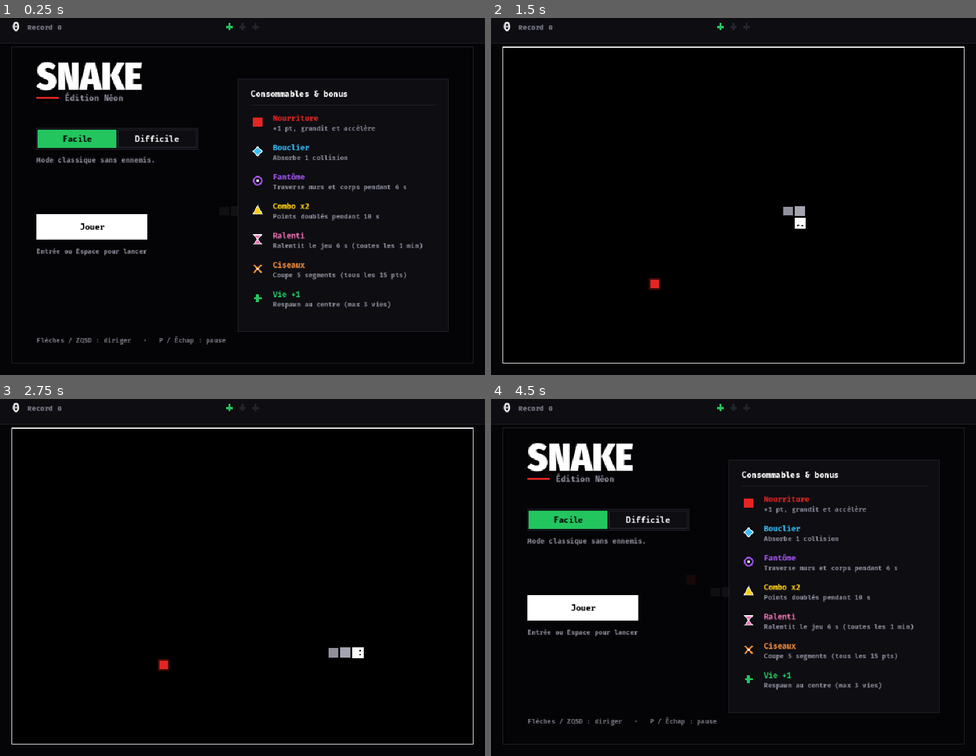
Above: before the commit, frames 1-4 (two rows, left to right).
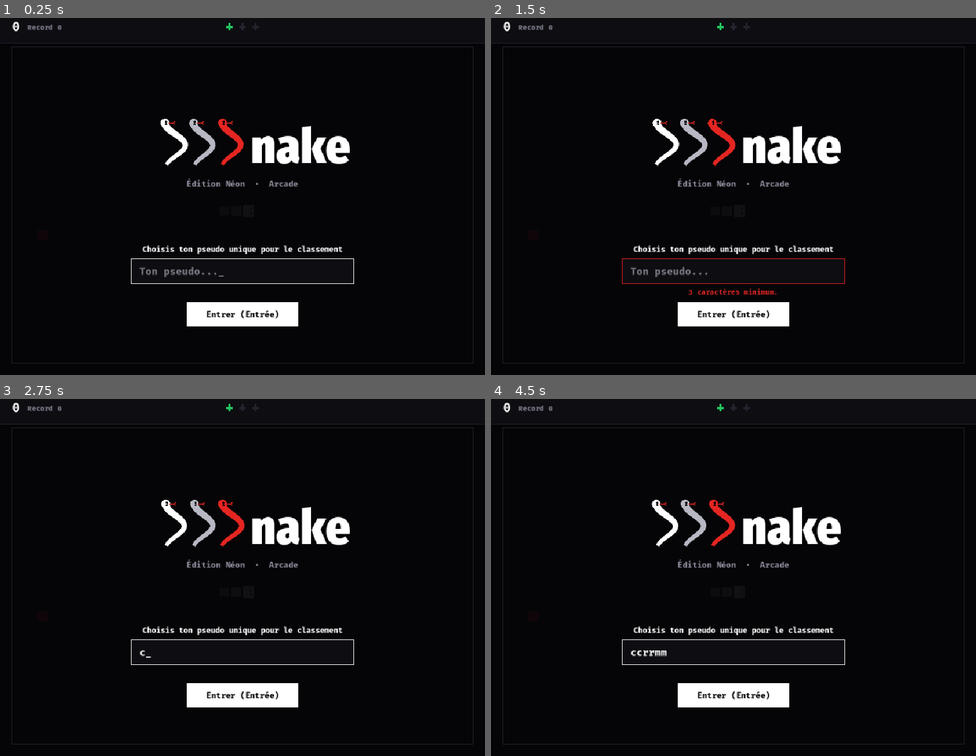
Above: after the commit, the same moments.

Repository: shinkiflinn-ops/snake
Game: Godot game, scene res://node_2d.tscn
Same seed, same stepped clock (60 frames per second), same inputs: the game is played once before the commit and once after it.
Inputs (mouse positions are in pixels of both pictures, inside the frame that each line leads up to):
- Up to frame 1 (0.25 s): no input
- Up to frame 2 (1.5 s): tap Enter at 0.5, 0.6 s; move the mouse to (840, 175) at 0.52 s; hold Right 0.53-1.28 s; click (840, 175) at 0.67 s; tap Space at 0.77 s; tap Keypad Enter at 0.8, 1.35 s; move the mouse to (636, 210) at 1.27 s; hold Down from 1.28 s (still down)
- Up to frame 3 (2.75 s): tap Space at 1.52 s; tap Backspace at 1.55, 2.1 s; move the mouse to (291, 495) at 2.02 s; release Down at 2.03 s; hold Right from 2.03 s (still down); tap C at 2.3 s
- Up to frame 4 (4.5 s): move the mouse to (709, 645) at 2.77 s; release Right at 2.78 s; hold Up 2.78-3.53 s; tap C at 2.85 s; click (709, 645) at 2.92 s; tap Space at 3.02, 3.77 s; tap R at 3.05, 3.6 s; move the mouse to (879, 627) at 3.52 s; hold Left from 3.53 s (still down); tap M at 3.8, 4.35 s; tap Escape at 4.15 s; move the mouse to (588, 520) at 4.27 s

The runs differ from the first frame. In frame 1, 12% of the frame differs, in the area x 7-93%, y 12-92%; in frame 2, 5.6%; in frame 3, 5.3%; in frame 4, 12%.

Commit message:
Add SSSnake serpent logo, unique pseudo onboarding, and leaderboard rankings

Diff:
--- a/snake.gd
+++ b/snake.gd
@@ -33,7 +33,7 @@
 const LONGUEUR_SERPENT_ENNEMI := 9
 
 enum TypeBonus { BOUCLIER, VIE, FANTOME, COMBO_X2, RALENTI, CISEAUX }
-enum EtatJeu { MENU, JEU, PAUSE, GAME_OVER }
+enum EtatJeu { PSEUDO, MENU, CLASSEMENT, JEU, PAUSE, GAME_OVER }
 enum Difficulte { FACILE, DIFFICILE }
 
 # Poids d'apparition par bonus aléatoire (Ciseaux chaque 15 pts, Ralenti chaque 1 min)
@@ -66,6 +66,8 @@
 const COULEUR_TEXTE_MUTED := Color("#8a8a99")
 const COULEUR_TEXTE_INACTIF := Color("#444452")
 const CHEMIN_SAUVEGARDE := "user://snake_save.cfg"
+const CHEMIN_CLASSEMENT := "user://snake_classement.json"
+const URL_FIREBASE_DB := ""  # Optionnel : URL Firebase Realtime DB pour synchro en ligne
 
 var serpent: Array[Vector2i] = []          # serpent[0] = la tête
 var direction := Vector2i.RIGHT
@@ -93,7 +95,14 @@
 	Difficulte.DIFFICILE: 0,
 }
 var nouveau_record := false
-var etat_jeu := EtatJeu.MENU
+var etat_jeu := EtatJeu.PSEUDO
+var pseudo_joueur := ""
+var saisie_pseudo := ""
+var erreur_pseudo := ""
+var classement_joueurs: Array[Dictionary] = []  # [{ "pseudo": String, "facile": int, "difficile": int }]
+var filtre_classement := Difficulte.FACILE
+var statut_sync_classement := ""
+var http_classement: HTTPRequest
 var minuteur: Timer
 var minuteur_bonus: Timer
 
@@ -137,7 +146,15 @@
 	police_ui = load("res://fonts/FiraMono-Bold.otf") if ResourceLoader.exists("res://fonts/FiraMono-Bold.otf") else ThemeDB.fallback_font
 	police_titre = load("res://fonts/FiraSansCondensed-Heavy.otf") if ResourceLoader.exists("res://fonts/FiraSansCondensed-Heavy.otf") else police_ui
 	_charger_meilleur_score()
+	_charger_classement_local()
 	_initialiser_audio()
+
+	http_classement = HTTPRequest.new()
+	http_classement.request_completed.connect(_sur_reponse_classement)
+	add_child(http_classement)
+	if URL_FIREBASE_DB != "":
+		_rafraichir_classement_en_ligne()
+
 	minuteur = Timer.new()
 	minuteur.timeout.connect(_avancer)
 	add_child(minuteur)
@@ -149,14 +166,14 @@
 
 	_reinitialiser_serpent()
 	_placer_nourriture()
-	etat_jeu = EtatJeu.MENU
+	etat_jeu = EtatJeu.PSEUDO if pseudo_joueur.is_empty() else EtatJeu.MENU
 	_maj_volume_musique()
 	queue_redraw()
 
 
 func _process(delta: float) -> void:
 	temps_animation += delta
-	var modifie := etat_jeu == EtatJeu.JEU or etat_jeu == EtatJeu.MENU
+	var modifie := etat_jeu == EtatJeu.JEU or etat_jeu == EtatJeu.MENU or etat_jeu == EtatJeu.PSEUDO
 
 	# 1. Expiration / clignotement des bonus, cooldown des vies et durées des pouvoirs actifs
 	if etat_jeu == EtatJeu.JEU:
@@ -432,6 +449,8 @@
 
 func _executer_action_ui(action: String) -> void:
 	match action:
+		"valider_pseudo":
+			_valider_pseudo()
 		"facile":
 			if difficulte != Difficulte.FACILE:
 				difficulte = Difficulte.FACILE
@@ -444,6 +463,25 @@
 				meilleur_score = int(meilleurs_scores[difficulte])
 				_jouer_son(son_demarrer, 1.15)
 				queue_redraw()
+		"classement":
+			filtre_classement = difficulte
+			etat_jeu = EtatJeu.CLASSEMENT
+			survol_action = ""
+			_actualiser_classement()
+			_jouer_son(son_demarrer, 1.05)
+			queue_redraw()
+		"classement_facile":
+			filtre_classement = Difficulte.FACILE
+			_jouer_son(son_demarrer, 0.9)
+			queue_redraw()
+		"classement_difficile":
+			filtre_classement = Difficulte.DIFFICILE
+			_jouer_son(son_demarrer, 1.15)
+			queue_redraw()
+		"actualiser_classement":
+			_actualiser_classement()
+			_jouer_son(son_demarrer, 1.1)
+			queue_redraw()
 		"jouer", "rejouer":
 			minuteur.paused = false
 			minuteur_bonus.paused = false
@@ -477,17 +515,51 @@
 	if not (evenement is InputEventKey and evenement.pressed and not evenement.echo):
 		return
 
+	if etat_jeu == EtatJeu.PSEUDO:
+		if evenement.keycode == KEY_ENTER or evenement.keycode == KEY_KP_ENTER:
+			_valider_pseudo()
+			return
+		if evenement.keycode == KEY_BACKSPACE:
+			if not saisie_pseudo.is_empty():
+				saisie_pseudo = saisie_pseudo.left(saisie_pseudo.length() - 1)
+				erreur_pseudo = ""
+				queue_redraw()
+			return
+		if evenement.unicode >= 32 and saisie_pseudo.length() < 14:
+			var ch := String.chr(evenement.unicode)
+			if ch.is_valid_identifier() or ch in ["-", "_"] or (ch >= "0" and ch <= "9"):
+				saisie_pseudo += ch
+				erreur_pseudo = ""
+				queue_redraw()
+		return
+
 	if etat_jeu == EtatJeu.MENU:
 		if evenement.physical_keycode in [KEY_LEFT, KEY_A, KEY_RIGHT, KEY_D]:
 			_executer_action_ui("difficile" if difficulte == Difficulte.FACILE else "facile")
 			return
+		if evenement.physical_keycode == KEY_C:
+			_executer_action_ui("classement")
+			return
 		if evenement.keycode == KEY_ENTER or evenement.keycode == KEY_SPACE:
 			_executer_action_ui("jouer")
+		return
+
+	if etat_jeu == EtatJeu.CLASSEMENT:
+		if evenement.physical_keycode in [KEY_LEFT, KEY_A, KEY_RIGHT, KEY_D]:
+			_executer_action_ui("classement_difficile" if filtre_classement == Difficulte.FACILE else "classement_facile")
+			return
+		if evenement.physical_keycode == KEY_R:
+			_executer_action_ui("actualiser_classement")
+			return
+		if evenement.keycode == KEY_ESCAPE or evenement.physical_keycode == KEY_M or evenement.keycode == KEY_ENTER:
+			_executer_action_ui("menu")
 		return
 
 	if etat_jeu == EtatJeu.GAME_OVER:
 		if evenement.keycode == KEY_ENTER or evenement.keycode == KEY_SPACE:
 			_executer_action_ui("rejouer")
+		elif evenement.physical_keycode == KEY_C:
+			_executer_action_ui("classement")
 		elif evenement.physical_keycode == KEY_M:
 			_executer_action_ui("menu")
 		return
@@ -824,6 +896,7 @@
 func _charger_meilleur_score() -> void:
 	var config := ConfigFile.new()
 	if config.load(CHEMIN_SAUVEGARDE) == OK:
+		pseudo_joueur = str(config.get_value("joueur", "pseudo", "")).strip_edges()
 		meilleurs_scores[Difficulte.FACILE] = int(config.get_value("scores", "facile", config.get_value("scores", "meilleur", 0)))
 		meilleurs_scores[Difficulte.DIFFICILE] = int(config.get_value("scores", "difficile", 0))
 	meilleur_score = int(meilleurs_scores[difficulte])
@@ -831,9 +904,142 @@
 
 func _sauvegarder_meilleur_score() -> void:
 	var config := ConfigFile.new()
+	config.set_value("joueur", "pseudo", pseudo_joueur)
 	config.set_value("scores", "facile", meilleurs_scores[Difficulte.FACILE])
 	config.set_value("scores", "difficile", meilleurs_scores[Difficulte.DIFFICILE])
 	config.save(CHEMIN_SAUVEGARDE)
+
+
+func _charger_classement_local() -> void:
+	classement_joueurs.clear()
+	if not FileAccess.file_exists(CHEMIN_CLASSEMENT):
+		return
+	var fichier := FileAccess.open(CHEMIN_CLASSEMENT, FileAccess.READ)
+	if fichier == null:
+		return
+	var parse := JSON.parse_string(fichier.get_as_text())
+	if parse is Array:
+		for item in parse:
+			if item is Dictionary and item.has("pseudo"):
+				classement_joueurs.append({
+					"pseudo": str(item["pseudo"]),
+					"facile": int(item.get("facile", 0)),
+					"difficile": int(item.get("difficile", 0)),
+				})
+
+
+func _sauvegarder_classement_local() -> void:
+	var fichier := FileAccess.open(CHEMIN_CLASSEMENT, FileAccess.WRITE)
+	if fichier != null:
+		fichier.store_string(JSON.stringify(classement_joueurs))
+
+
+func _pseudo_existe(nom: String) -> bool:
+	var cible := nom.to_lower()
+	for entry in classement_joueurs:
+		if str(entry["pseudo"]).to_lower() == cible:
+			return true
+	return false
+
+
+func _valider_pseudo() -> void:
+	var candidat := saisie_pseudo.strip_edges()
+	if candidat.length() < 3:
+		erreur_pseudo = "3 caractères minimum."
+		_jouer_son(son_degat, 1.2)
+		queue_redraw()
+		return
+	if _pseudo_existe(candidat):
+		erreur_pseudo = "Ce pseudo est déjà pris !"
+		_jouer_son(son_degat, 1.2)
+		queue_redraw()
+		return
+
+	pseudo_joueur = candidat
+	erreur_pseudo = ""
+	_sauvegarder_meilleur_score()
+	_mettre_a_jour_score_classement()
+	_jouer_son(son_vie)
+	etat_jeu = EtatJeu.MENU
+	queue_redraw()
+
+
+func _mettre_a_jour_score_classement() -> void:
+	if pseudo_joueur.is_empty():
+		return
+	var trouve := false
+	for entry in classement_joueurs:
+		if str(entry["pseudo"]).to_lower() == pseudo_joueur.to_lower():
+			entry["facile"] = maxi(int(entry["facile"]), int(meilleurs_scores[Difficulte.FACILE]))
+			entry["difficile"] = maxi(int(entry["difficile"]), int(meilleurs_scores[Difficulte.DIFFICILE]))
+			trouve = true
+			break
+	if not trouve:
+		classement_joueurs.append({
+			"pseudo": pseudo_joueur,
+			"facile": int(meilleurs_scores[Difficulte.FACILE]),
+			"difficile": int(meilleurs_scores[Difficulte.DIFFICILE]),
+		})
+	_sauvegarder_classement_local()
+	if URL_FIREBASE_DB != "" and http_classement != null:
+		var url := "%s/joueurs/%s.json" % [URL_FIREBASE_DB.trim_suffix("/"), pseudo_joueur.to_lower().uri_encode()]
+		var payload := JSON.stringify({
+			"pseudo": pseudo_joueur,
+			"facile": int(meilleurs_scores[Difficulte.FACILE]),
+			"difficile": int(meilleurs_scores[Difficulte.DIFFICILE]),
+		})
+		http_classement.request(url, ["Content-Type: application/json"], HTTPClient.METHOD_PUT, payload)
+
+
+func _actualiser_classement() -> void:
+	_charger_classement_local()
+	_mettre_a_jour_score_classement()
+	if URL_FIREBASE_DB != "":
+		_rafraichir_classement_en_ligne()
+	else:
+		statut_sync_classement = "Classement local à jour (%d joueur%s)" % [classement_joueurs.size(), "s" if classement_joueurs.size() > 1 else ""]
+
+
+func _rafraichir_classement_en_ligne() -> void:
+	if URL_FIREBASE_DB == "" or http_classement == null:
+		return
+	statut_sync_classement = "Actualisation..."
+	var url := "%s/joueurs.json" % URL_FIREBASE_DB.trim_suffix("/")
+	http_classement.request(url)
+
+
+func _sur_reponse_classement(_result: int, response_code: int, _headers: PackedStringArray, body: PackedByteArray) -> void:
+	if response_code != 200:
+		statut_sync_classement = "Hors-ligne (classement local)"
+		queue_redraw()
+		return
+	var data := JSON.parse_string(body.get_string_from_utf8())
+	if data is Dictionary:
+		classement_joueurs.clear()
+		for k in data:
+			var item = data[k]
+			if item is Dictionary and item.has("pseudo"):
+				classement_joueurs.append({
+					"pseudo": str(item["pseudo"]),
+					"facile": int(item.get("facile", 0)),
+					"difficile": int(item.get("difficile", 0)),
+				})
+		_sauvegarder_classement_local()
+		statut_sync_classement = "Synchronisé (%d joueurs)" % classement_joueurs.size()
+		queue_redraw()
+
+
+func _obtenir_classement_trie(mode: Difficulte) -> Array[Dictionary]:
+	var cle := "difficile" if mode == Difficulte.DIFFICILE else "facile"
+	var copie: Array[Dictionary] = classement_joueurs.duplicate(true)
+	copie.sort_custom(func(a: Dictionary, b: Dictionary) -> bool:
+		var sa := int(a.get(cle, 0))
+		var sb := int(b.get(cle, 0))
+		if sa == sb:
+			return str(a["pseudo"]).naturalnocasecmp_to(str(b["pseudo"])) < 0
+		return sa > sb
+	)
+	return copie
 
 
 func _verifier_record() -> void:
@@ -847,6 +1053,9 @@
 	_verifier_record()
 	if nouveau_record:
 		_sauvegarder_meilleur_score()
+	_mettre_a_jour_score_classement()
+	if URL_FIREBASE_DB != "":
+		_rafraichir_classement_en_ligne()
 	etat_jeu = EtatJeu.GAME_OVER
 	minuteur.stop()
 	minuteur_bonus.stop()
@@ -1097,6 +1306,54 @@
 		HORIZONTAL_ALIGNMENT_CENTER, rect.size.x, 16, couleur_txt)
 
 
+func _dessiner_serpent_s(origine: Vector2, hauteur: float, couleur_corps: Color, decalage_phase: float) -> void:
+	# Dessine un "S" en forme de serpent sinueux (queue en bas, tête avec yeux et langue en haut)
+	var largeur := hauteur * 0.56
+	var epaisseur := hauteur * 0.17
+	var pts := PackedVector2Array()
+	var nb := 22
+	for i in range(nb + 1):
+		var t := float(i) / float(nb)
+		# t = 0 (bas/queue) -> t = 1 (haut/tête)
+		var y := lerpf(hauteur, 0.0, t)
+		var x := largeur * 0.5 + sin(t * TAU * 0.95 - PI * 0.4) * (largeur * 0.42)
+		var ondulation := sin(temps_animation * 3.2 + decalage_phase + t * 4.0) * 1.4
+		pts.append(origine + Vector2(x + ondulation, y))
+
+	# Corps du serpent (légèrement plus fin vers la queue)
+	for i in range(pts.size() - 1):
+		var ratio := float(i) / float(pts.size() - 1)
+		var w := lerpf(epaisseur * 0.48, epaisseur, ratio)
+		draw_line(pts[i], pts[i + 1], couleur_corps, w, true)
+		draw_circle(pts[i + 1], w * 0.5, couleur_corps)
+
+	# Tête en haut du S
+	var tete: Vector2 = pts[pts.size() - 1]
+	var r_tete := epaisseur * 0.62
+	draw_circle(tete, r_tete, couleur_corps)
+	# Yeux
+	draw_circle(tete + Vector2(r_tete * 0.25, -r_tete * 0.28), maxf(1.5, r_tete * 0.24), COULEUR_FOND_ARENE)
+	draw_circle(tete + Vector2(r_tete * 0.25, r_tete * 0.28), maxf(1.5, r_tete * 0.24), COULEUR_FOND_ARENE)
+	# Petite langue fourchue rouge
+	var base_langue := tete + Vector2(r_tete * 0.85, 0.0)
+	var pointe := base_langue + Vector2(r_tete * 0.95, 0.0)
+	draw_line(base_langue, pointe, COULEUR_CONSOMMABLE, 1.8, true)
+	draw_line(pointe, pointe + Vector2(r_tete * 0.45, -r_tete * 0.32), COULEUR_CONSOMMABLE, 1.5, true)
+	draw_line(pointe, pointe + Vector2(r_tete * 0.45, r_tete * 0.32), COULEUR_CONSOMMABLE, 1.5, true)
+
+
+func _dessiner_logo_sssnake(titre_font: Font, pos_haut_gauche: Vector2, hauteur_s: float) -> void:
+	var largeur_s := hauteur_s * 0.56
+	var espacement_s := largeur_s + hauteur_s * 0.12
+	_dessiner_serpent_s(pos_haut_gauche, hauteur_s, COULEUR_TETE, 0.0)
+	_dessiner_serpent_s(pos_haut_gauche + Vector2(espacement_s, 0.0), hauteur_s, COULEUR_CORPS, 1.2)
+	_dessiner_serpent_s(pos_haut_gauche + Vector2(espacement_s * 2.0, 0.0), hauteur_s, COULEUR_CONSOMMABLE, 2.4)
+	var x_nake := pos_haut_gauche.x + espacement_s * 3.0 + hauteur_s * 0.06
+	var taille_police := int(hauteur_s * 1.18)
+	draw_string(titre_font, Vector2(x_nake, pos_haut_gauche.y + hauteur_s * 0.96), "nake",
+		HORIZONTAL_ALIGNMENT_LEFT, -1, taille_police, COULEUR_TETE)
+
+
 func _draw() -> void:
 	zones_cliquables.clear()
 	var largeur_arene := COLONNES * TAILLE_CASE
@@ -1205,7 +1462,7 @@
 		draw_rect(rect_arene, c_flash)
 
 	# 9. Bordure nette autour de l'arène
-	draw_rect(rect_arene, COULEUR_BORDURE_SUBTILE if etat_jeu == EtatJeu.MENU else COULEUR_BORDURE, false, 2.0)
+	draw_rect(rect_arene, COULEUR_BORDURE_SUBTILE if etat_jeu in [EtatJeu.MENU, EtatJeu.PSEUDO, EtatJeu.CLASSEMENT] else COULEUR_BORDURE, false, 2.0)
 
 	# Remise à zéro de la transformation pour que le HUD reste stable
 	draw_set_transform(Vector2.ZERO)
@@ -1241,21 +1498,51 @@
 	if temps_ralenti > 0.0:
 		curseur_droite -= _dessiner_badge_hud(police, Vector2(curseur_droite, 32.0), "Ralenti %.0fs" % ceilf(temps_ralenti), COULEUR_RALENTI)
 
-	# 11. Écrans d'état (Menu Titre 2 colonnes, Pause, Game Over)
-	if etat_jeu == EtatJeu.MENU:
+	# 11. Écrans d'état (Pseudo, Menu Titre 2 colonnes, Classement, Pause, Game Over)
+	if etat_jeu == EtatJeu.PSEUDO:
+		draw_rect(rect_arene, Color(0.02, 0.02, 0.03, 0.95))
+		var hauteur_logo := 82.0
+		var largeur_logo_approx := hauteur_logo * 3.8
+		var x_logo := ORIGINE_GRILLE.x + (largeur_arene - largeur_logo_approx) * 0.5
+		var y_logo := ORIGINE_GRILLE.y + 150.0
+		_dessiner_logo_sssnake(titre_font, Vector2(x_logo, y_logo), hauteur_logo)
+		draw_string(police, Vector2(ORIGINE_GRILLE.x, y_logo + hauteur_logo + 44.0), "Édition Néon  ·  Arcade",
+			HORIZONTAL_ALIGNMENT_CENTER, largeur_arene, 16, COULEUR_TEXTE_MUTED)
+
+		# Zone de saisie du pseudo en bas de l'écran
+		var w_box := 440.0
+		var x_box := ORIGINE_GRILLE.x + (largeur_arene - w_box) * 0.5
+		var y_box := ORIGINE_GRILLE.y + hauteur_arene - 205.0
+		draw_string(police, Vector2(x_box, y_box - 14.0), "Choisis ton pseudo unique pour le classement",
+			HORIZONTAL_ALIGNMENT_CENTER, w_box, 15, COULEUR_TEXTE)
+
+		var rect_input := Rect2(x_box, y_box, w_box, 48.0)
+		draw_rect(rect_input, COULEUR_SURFACE_UI)
+		draw_rect(rect_input, COULEUR_CONSOMMABLE if not erreur_pseudo.is_empty() else COULEUR_BORDURE, false, 1.5)
+		var curseur := "_" if int(temps_animation * 2.5) % 2 == 0 else ""
+		var texte_affiche := saisie_pseudo + curseur if not saisie_pseudo.is_empty() else ("Ton pseudo..." + curseur)
+		var couleur_saisie := COULEUR_TEXTE if not saisie_pseudo.is_empty() else COULEUR_TEXTE_INACTIF.lightened(0.3)
+		draw_string(police, Vector2(x_box + 16.0, y_box + 31.0), texte_affiche, HORIZONTAL_ALIGNMENT_LEFT, w_box - 32.0, 20, couleur_saisie)
+
+		if not erreur_pseudo.is_empty():
+			draw_string(police, Vector2(x_box, y_box + 70.0), erreur_pseudo, HORIZONTAL_ALIGNMENT_CENTER, w_box, 14, COULEUR_CONSOMMABLE)
+
+		_dessiner_bouton(police, "valider_pseudo", Rect2(x_box + 110.0, y_box + 86.0, 220.0, 46.0), "Entrer (Entrée)", true, COULEUR_TETE)
+
+	elif etat_jeu == EtatJeu.MENU:
 		draw_rect(rect_arene, Color(0.02, 0.02, 0.03, 0.92))
 
 		var x_col_g := ORIGINE_GRILLE.x + 48.0
 		var w_col_g := 360.0
-		var y_top := ORIGINE_GRILLE.y + 84.0
-
-		# Colonne gauche : Identité, Sélecteur de difficulté, Action principale
-		draw_string(titre_font, Vector2(x_col_g, y_top), "SNAKE", HORIZONTAL_ALIGNMENT_LEFT, w_col_g, 76, COULEUR_TETE)
-		draw_rect(Rect2(x_col_g, y_top + 14.0, 44.0, 4.0), COULEUR_CONSOMMABLE)
-		draw_string(police, Vector2(x_col_g + 56.0, y_top + 22.0), "Édition Néon", HORIZONTAL_ALIGNMENT_LEFT, -1, 16, COULEUR_TEXTE_MUTED)
+		var y_top := ORIGINE_GRILLE.y + 62.0
+
+		# Colonne gauche : Logo SSSnake, Joueur, Difficulté, Actions
+		_dessiner_logo_sssnake(titre_font, Vector2(x_col_g, y_top), 56.0)
+		draw_rect(Rect2(x_col_g, y_top + 74.0, 44.0, 4.0), COULEUR_CONSOMMABLE)
+		draw_string(police, Vector2(x_col_g + 56.0, y_top + 82.0), "Joueur : %s" % pseudo_joueur, HORIZONTAL_ALIGNMENT_LEFT, -1, 15, COULEUR_TEXTE_MUTED)
 
 		# Segmented control cliquable pour la difficulté
-		var y_seg := y_top + 76.0
+		var y_seg := y_top + 116.0
 		var w_seg := 320.0
 		var h_seg := 42.0
 		draw_rect(Rect2(x_col_g, y_seg, w_seg, h_seg), COULEUR_SURFACE_UI)
@@ -1269,12 +1556,13 @@
 		draw_string(police, Vector2(x_col_g, y_seg + 68.0), desc_mode, HORIZONTAL_ALIGNMENT_LEFT, w_col_g, 14, COULEUR_TEXTE_MUTED)
 
 		if meilleur_score > 0:
-			draw_string(police, Vector2(x_col_g, y_seg + 104.0), "Meilleur score : %d" % meilleur_score,
+			draw_string(police, Vector2(x_col_g, y_seg + 102.0), "Meilleur score : %d" % meilleur_score,
 				HORIZONTAL_ALIGNMENT_LEFT, w_col_g, 18, COULEUR_COMBO_X2)
 
-		# Bouton principal Jouer
-		var y_btn := y_top + 246.0
-		_dessiner_bouton(police, "jouer", Rect2(x_col_g, y_btn, 220.0, 50.0), "Jouer", true, COULEUR_TETE)
+		# Boutons Jouer + Classement
+		var y_btn := y_top + 256.0
+		_dessiner_bouton(police, "jouer", Rect2(x_col_g, y_btn, 180.0, 50.0), "Jouer", true, COULEUR_TETE)
+		_dessiner_bouton(police, "classement", Rect2(x_col_g + 194.0, y_btn, 150.0, 50.0), "Rangs (C)", false, COULEUR_COMBO_X2)
 		draw_string(police, Vector2(x_col_g, y_btn + 78.0), "Entrée ou Espace pour lancer", HORIZONTAL_ALIGNMENT_LEFT, w_col_g, 13, COULEUR_TEXTE_MUTED)
 		draw_string(police, Vector2(x_col_g, ORIGINE_GRILLE.y + hauteur_arene - 40.0), "Flèches / ZQSD : diriger   ·   P / Échap : pause",
 			HORIZONTAL_ALIGNMENT_LEFT, w_col_g + 80.0, 13, COULEUR_TEXTE_INACTIF.lightened(0.25))
@@ -1314,6 +1602,51 @@
 			draw_string(police, Vector2(x_txt, y_item - 2.0), item[1], HORIZONTAL_ALIGNMENT_LEFT, -1, 15, item[3])
 			draw_string(police, Vector2(x_txt, y_item + 17.0), item[2], HORIZONTAL_ALIGNMENT_LEFT, -1, 13, COULEUR_TEXTE_MUTED)
 
+	elif etat_jeu == EtatJeu.CLASSEMENT:
+		draw_rect(rect_arene, Color(0.02, 0.02, 0.03, 0.94))
+		var w_modal := 640.0
+		var h_modal := 520.0
+		var rect_modal := Rect2(ORIGINE_GRILLE.x + (largeur_arene - w_modal) * 0.5, ORIGINE_GRILLE.y + (hauteur_arene - h_modal) * 0.5, w_modal, h_modal)
+		draw_rect(rect_modal, COULEUR_SURFACE_UI)
+		draw_rect(rect_modal, COULEUR_BORDURE_SUBTILE, false, 1.5)
+
+		draw_string(titre_font, Vector2(rect_modal.position.x + 28.0, rect_modal.position.y + 52.0), "CLASSEMENT",
+			HORIZONTAL_ALIGNMENT_LEFT, 320.0, 38, COULEUR_TETE)
+		draw_string(police, Vector2(rect_modal.position.x + 28.0, rect_modal.position.y + 76.0), statut_sync_classement,
+			HORIZONTAL_ALIGNMENT_LEFT, 360.0, 13, COULEUR_TEXTE_MUTED)
+
+		# Onglets Facile / Difficile
+		var x_tabs := rect_modal.position.x + w_modal - 260.0
+		var y_tabs := rect_modal.position.y + 24.0
+		_dessiner_bouton(police, "classement_facile", Rect2(x_tabs, y_tabs, 112.0, 36.0), "Facile", filtre_classement == Difficulte.FACILE, COULEUR_VIE)
+		_dessiner_bouton(police, "classement_difficile", Rect2(x_tabs + 120.0, y_tabs, 112.0, 36.0), "Difficile", filtre_classement == Difficulte.DIFFICILE, COULEUR_ENNEMI_TETE)
+
+		draw_line(Vector2(rect_modal.position.x + 28.0, rect_modal.position.y + 92.0), Vector2(rect_modal.position.x + w_modal - 28.0, rect_modal.position.y + 92.0), COULEUR_BORDURE_SUBTILE, 1.0)
+
+		var liste := _obtenir_classement_trie(filtre_classement)
+		var cle_mode := "difficile" if filtre_classement == Difficulte.DIFFICILE else "facile"
+		var y_ligne := rect_modal.position.y + 124.0
+		var max_affiches := mini(10, liste.size())
+		if max_affiches == 0:
+			draw_string(police, Vector2(rect_modal.position.x, y_ligne + 80.0), "Aucun score enregistré.",
+				HORIZONTAL_ALIGNMENT_CENTER, w_modal, 16, COULEUR_TEXTE_MUTED)
+		for idx in max_affiches:
+			var entree: Dictionary = liste[idx]
+			var est_moi := str(entree["pseudo"]).to_lower() == pseudo_joueur.to_lower()
+			var couleur_rang := COULEUR_COMBO_X2 if idx == 0 else (Color("#d4d4d8") if idx == 1 else (Color("#fb923c") if idx == 2 else COULEUR_TEXTE_MUTED))
+			if est_moi:
+				draw_rect(Rect2(rect_modal.position.x + 24.0, y_ligne - 18.0, w_modal - 48.0, 28.0), Color(1, 1, 1, 0.06))
+			draw_string(police, Vector2(rect_modal.position.x + 36.0, y_ligne), "#%d" % (idx + 1), HORIZONTAL_ALIGNMENT_LEFT, 56.0, 16, couleur_rang)
+			draw_string(police, Vector2(rect_modal.position.x + 96.0, y_ligne), str(entree["pseudo"]) + (" (toi)" if est_moi else ""),
+				HORIZONTAL_ALIGNMENT_LEFT, 360.0, 16, COULEUR_TETE if est_moi else COULEUR_CORPS)
+			draw_string(police, Vector2(rect_modal.position.x + w_modal - 140.0, y_ligne), "%d" % int(entree.get(cle_mode, 0)),
+				HORIZONTAL_ALIGNMENT_RIGHT, 104.0, 16, couleur_rang if idx < 3 else COULEUR_TEXTE)
+			y_ligne += 32.0
+
+		var y_bas := rect_modal.position.y + h_modal - 62.0
+		_dessiner_bouton(police, "actualiser_classement", Rect2(rect_modal.position.x + 28.0, y_bas, 170.0, 38.0), "Actualiser (R)", false, COULEUR_BOUCLIER)
+		_dessiner_bouton(police, "menu", Rect2(rect_modal.position.x + w_modal - 198.0, y_bas, 170.0, 38.0), "Retour (Échap)", true, COULEUR_TETE)
+
 	elif etat_jeu == EtatJeu.PAUSE:
 		draw_rect(rect_arene, Color(0.02, 0.02, 0.03, 0.78))
 		var w_modal := 420.0
@@ -1355,4 +1688,5 @@
 		var x_btn_go := rect_modal.position.x + 40.0
 		var w_btn_go := w_modal - 80.0
 		_dessiner_bouton(police, "rejouer", Rect2(x_btn_go, rect_modal.position.y + 160.0, w_btn_go, 44.0), "Rejouer (Entrée)", true, COULEUR_TETE)
-		_dessiner_bouton(police, "menu", Rect2(x_btn_go, rect_modal.position.y + 212.0, w_btn_go, 36.0), "Menu principal (M)", false, COULEUR_TEXTE_MUTED)
+		_dessiner_bouton(police, "classement", Rect2(x_btn_go, rect_modal.position.y + 212.0, w_btn_go * 0.5 - 6.0, 36.0), "Rangs (C)", false, COULEUR_COMBO_X2)
+		_dessiner_bouton(police, "menu", Rect2(x_btn_go + w_btn_go * 0.5 + 6.0, rect_modal.position.y + 212.0, w_btn_go * 0.5 - 6.0, 36.0), "Menu (M)", false, COULEUR_TEXTE_MUTED)
